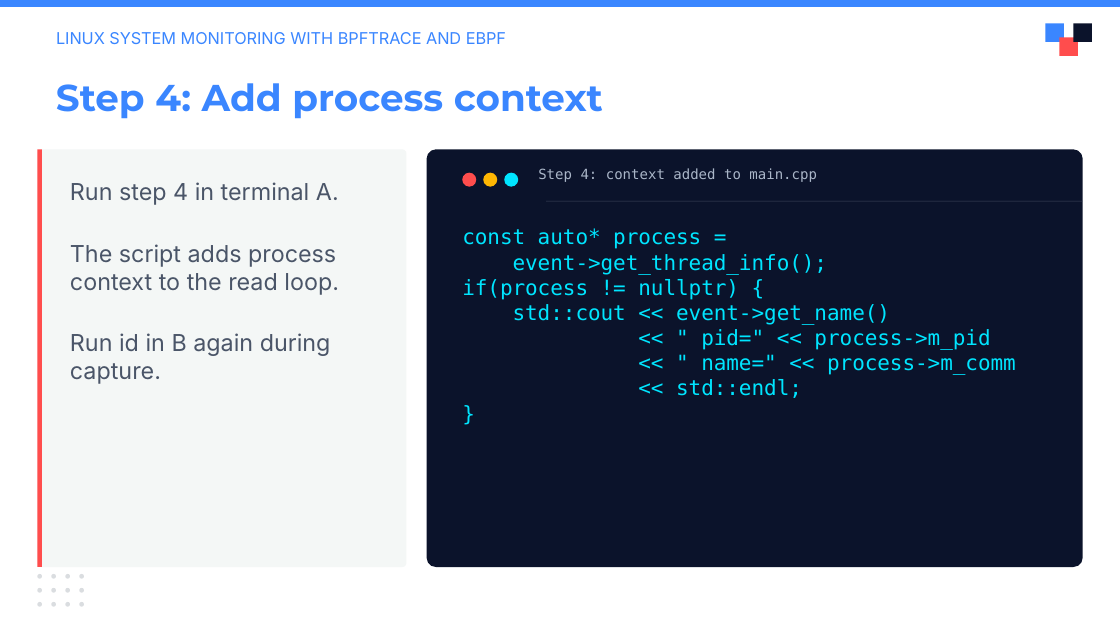
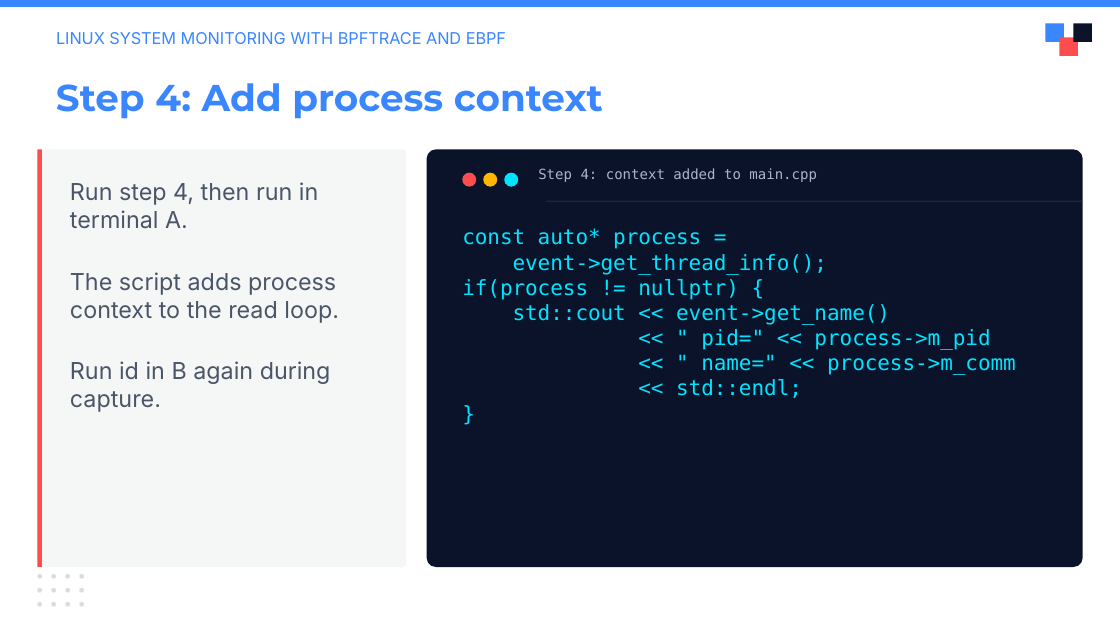
Before and after one commit to julianshalaby-perj/falco-libs-workshop, a slide deck: slide 12 of presentation/falco-libs-intro.pptx. Drawn at 1120x630 pixels with LibreOffice and Linux fonts; fonts in the diff are those of the drawing; background and template pictures are left out. Boxes give left, top, right and bottom in pixels: in the first picture for what was removed or moved away, otherwise in the second. Text is boxed around its words. In the diff, an @@ line names an element or a change of style, - is before the commit and + after.

Commit message:
Show separate rebuild and capture command after each step

```diff
--- a/presentation/falco-libs-intro.pptx
+++ b/presentation/falco-libs-intro.pptx
@@ text at (x1=70, y1=182, x2=318, y2=229): text changed @@
-Run step 4 in terminal A.
+Run step 4, then run in terminal A.
```
Also in this commit, not shown: 9 other slides changed.
